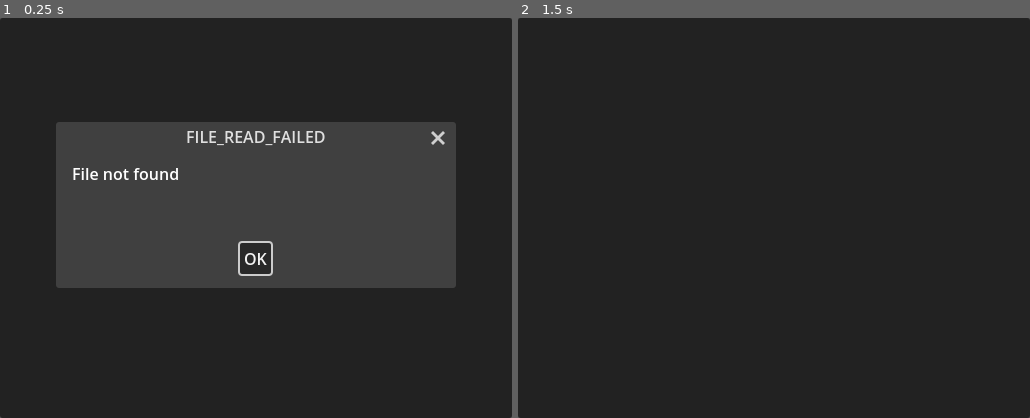
Above: before the commit, frames 1-2 (left to right).
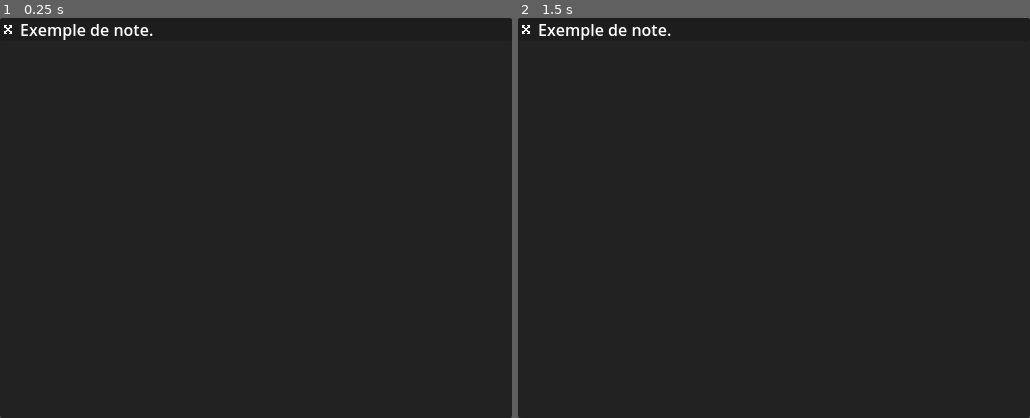
Above: after the commit, the same moments.

Repository: xorblo-doitus/Bloc-notes-plus-plus
Game: Godot game, scene res://src/app/main.tscn
Same seed, same stepped clock (60 frames per second), same inputs: the game is played once before the commit and once after it.
Inputs (mouse positions are in pixels of both pictures, inside the frame that each line leads up to):
- Up to frame 1 (0.25 s): no input
- Up to frame 2 (1.5 s): click (774, 258) at 0.5 s, where only the run before the commit has a clickable "OK"; click (528, 30) at 1.27 s

The runs differ from the first frame. In frame 1, 32% of the frame differs, in the area x 0-90%, y 1-68%; in frame 2, 0.4%.

Commit message:
Improved main app with workspace loading error handling

Diff:
--- a/src/app/main.gd
+++ b/src/app/main.gd
@@ -6,7 +6,12 @@
 
 var workspace: WorkspaceSave = WorkspaceSave.new():
 	set(new):
+		if new == null:
+			assert(false, "Trying to assign null to workspace wich is a non nullable attribute.")
+			return
 		_disconnect_from_workspace(workspace)
+		_connect_to_workspace(new)
+		workspace = new
 
 
 
@@ -20,10 +25,13 @@
 	)
 
 	if loaded_workspace is ErrorHelper:
-		loaded_workspace.popup()
-		return
+		if not loaded_workspace.godot_builtin_error == ERR_FILE_NOT_FOUND:
+			loaded_workspace.popup()
 
-	workspace = loaded_workspace
+		# Triger setter
+		workspace = workspace
+	else:
+		workspace = loaded_workspace
 
 	_on_workspace_changed()
 
@@ -37,6 +45,9 @@
 
 ## Chainable
 func _disconnect_from_workspace(target: WorkspaceSave) -> WorkspaceSave:
+	if not target.changed.is_connected(_on_workspace_changed):
+		return target
+
 	target.changed.disconnect(_on_workspace_changed)
 
 	return target
